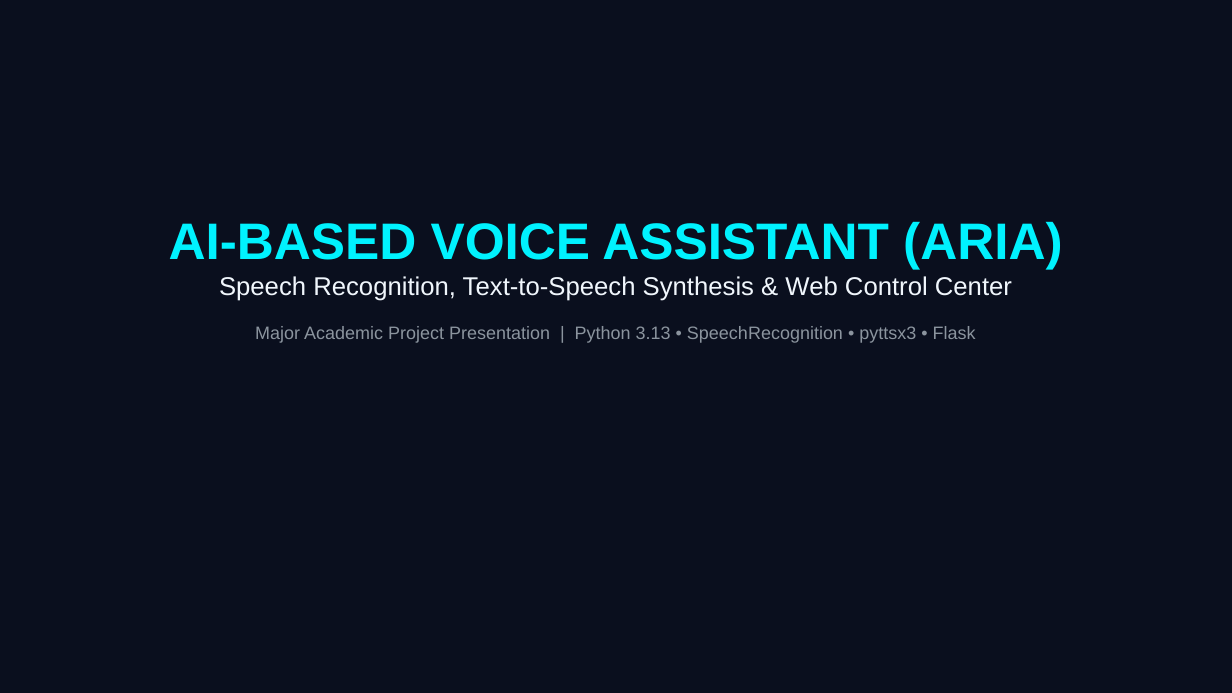
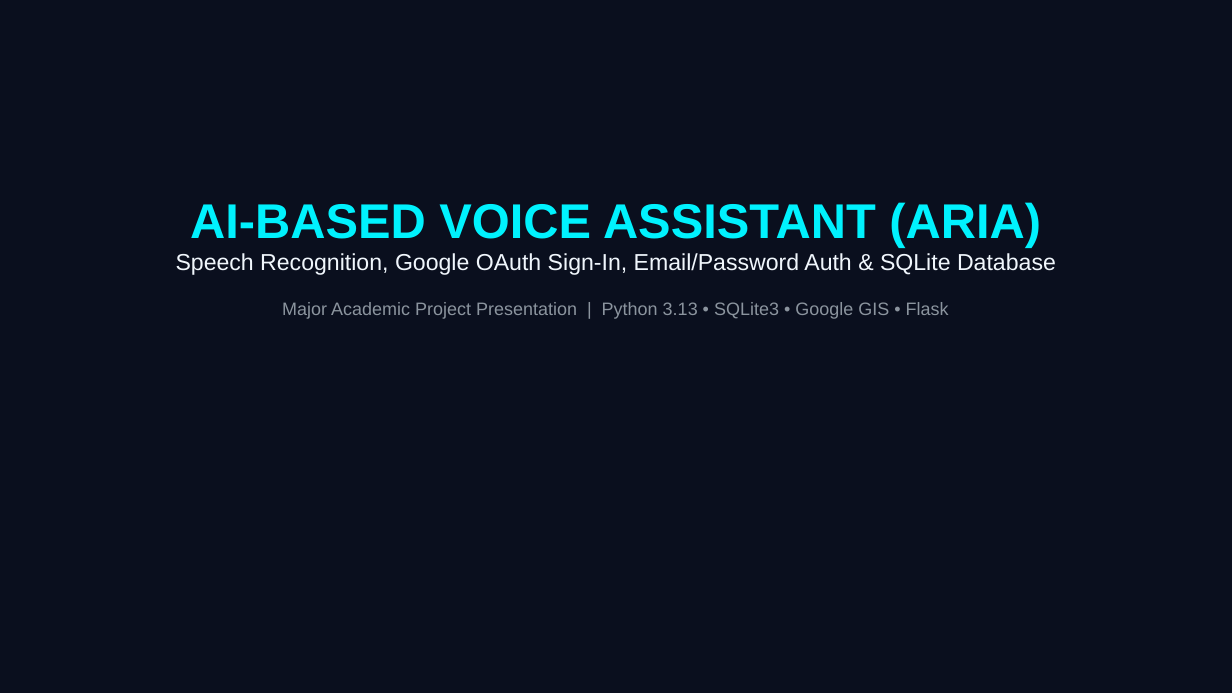
Before and after one commit to Vignesh170000/majorproject_vignesh, a slide deck: slide 1 of AI_Voice_Assistant_Presentation.pptx. Drawn at 1232x693 pixels with LibreOffice and Linux fonts; fonts in the diff are those of the drawing. Boxes give left, top, right and bottom in pixels: in the first picture for what was removed or moved away, otherwise in the second. Text is boxed around its words. In the diff, an @@ line names an element or a change of style, - is before the commit and + after.

```diff
--- a/AI_Voice_Assistant_Presentation.pptx
+++ b/AI_Voice_Assistant_Presentation.pptx
@@ text "AI-BASED VOICE ASSISTANT (ARIA)": place and size @@
-text "AI-BASED VOICE ASSISTANT (ARIA)" at (169, 221, 1062, 343)
+text "AI-BASED VOICE ASSISTANT (ARIA)" at (176, 202, 1056, 319)
@@ text at (190, 202, 1041, 247): size 40 to 38 pt in "AI-BASED VOICE ASSISTANT (ARIA)" @@
@@ text at (176, 253, 1056, 319): text changed; size 14 to 18 pt; text colour #8B949E to #F0F6FC @@
-Speech Recognition, Text-to-Speech Synthesis & Web Control Center
-Major Academic Project Presentation | Python 3.13 • SpeechRecognition • pyttsx3 • Flask
+Speech Recognition, Google OAuth Sign-In, Email/Password Auth & SQLite Database
+Major Academic Project Presentation | Python 3.13 • SQLite3 • Google GIS • Flask
```
Also in this commit, not shown: 4 other slides changed, 4 slides added, 5 slides removed, 4 other files.
